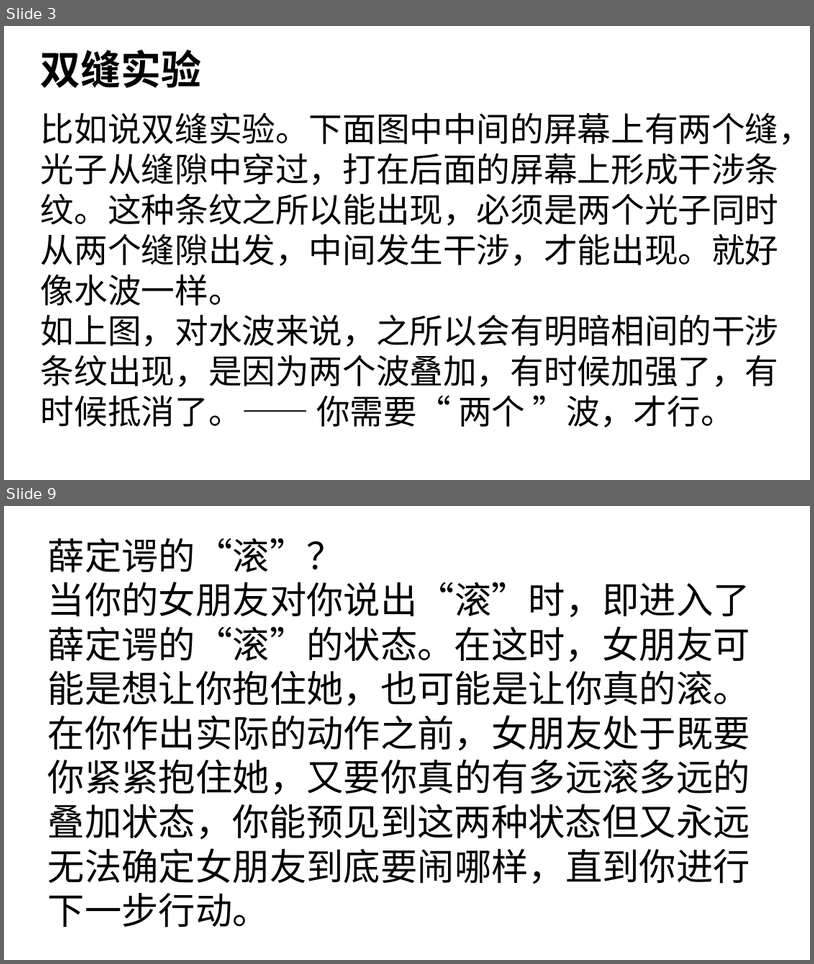
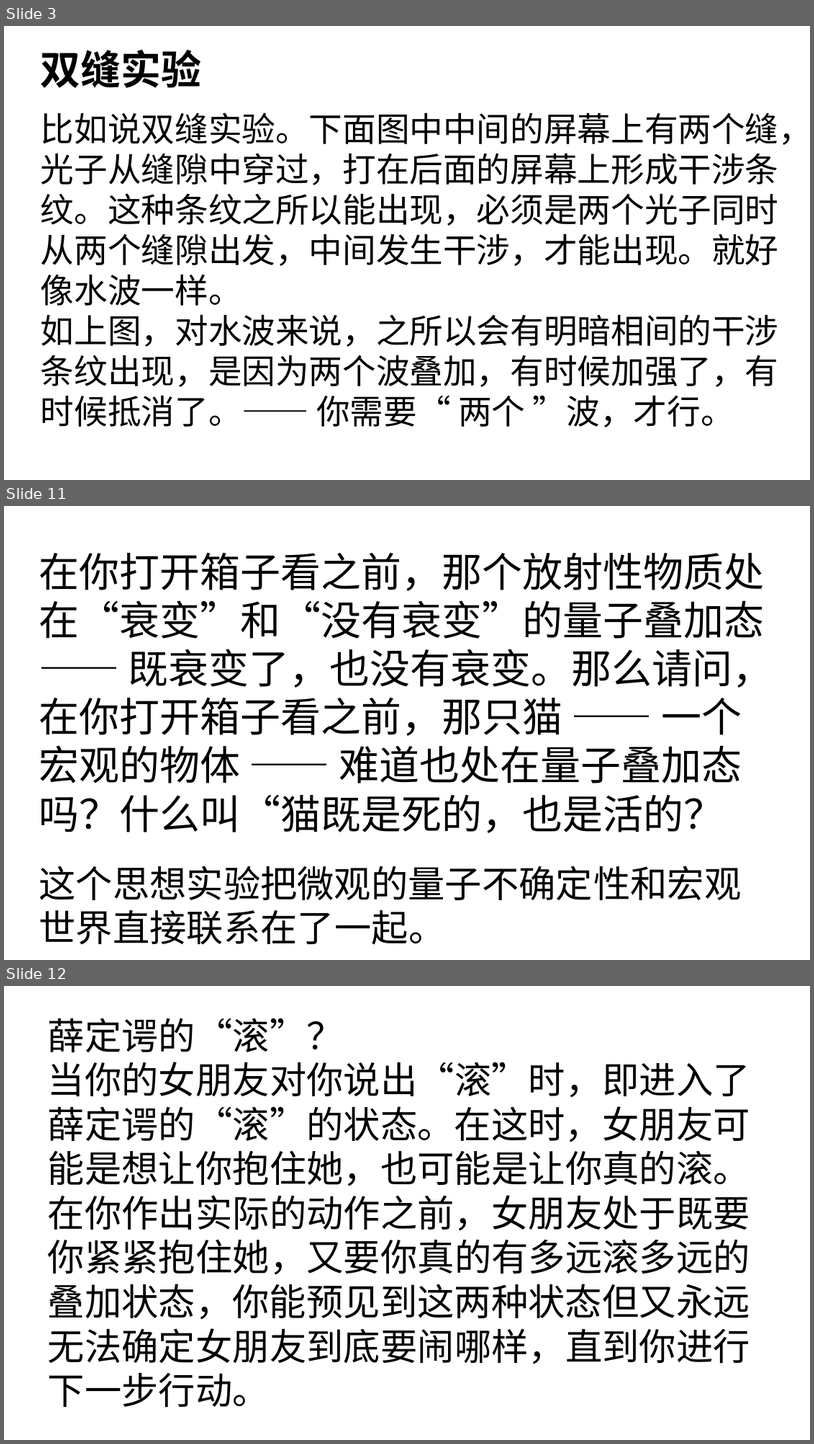
Before and after one commit to FredJiangFei/MyDocuments, a slide deck: 其他/薛定谔的猫/薛定谔的猫 - 副本.pptx. Shown one above the other, each under a label of ours: slides 3 and 9 before the commit, slides 3, 11 and 12 after it; the slides between them are not shown. The pictures are 814x964 and 814x1444 pixels, drawn with LibreOffice and Linux fonts; fonts in the diff are those of the drawing. Boxes give left, top, right and bottom in pixels: in the first picture for what was removed or moved away, otherwise in the second. Text is boxed around its words. In the diff, an @@ line names an element or a change of style, - is before the commit and + after.

```diff
--- a/其他/薛定谔的猫/薛定谔的猫 - 副本.pptx
+++ b/其他/薛定谔的猫/薛定谔的猫 - 副本.pptx
@@ slide 11 added at [4, 506, 810, 960], background #FFFFFF @@
@@ text added at [39, 553, 774, 833], 48 pt, text #000000 @@
+在你打开箱子看之前，那个放射性物质处在“衰变”和“没有衰变”的量子叠加态 —— 既衰变了，也没有衰变。那么请问，在你打开箱子看之前，那只猫 —— 一个宏观的物体 —— 难道也处在量子叠加态吗？什么叫“猫既是死的，也是活的？
@@ text added at [39, 865, 741, 944], 44 pt, text #000000 @@
+这个思想实验把微观的量子不确定性和宏观世界直接联系在了一起。
@@ what was slide 9 is now slide 12 @@
```
Also in this commit, not shown: 7 slides changed, 2 other slides added.
